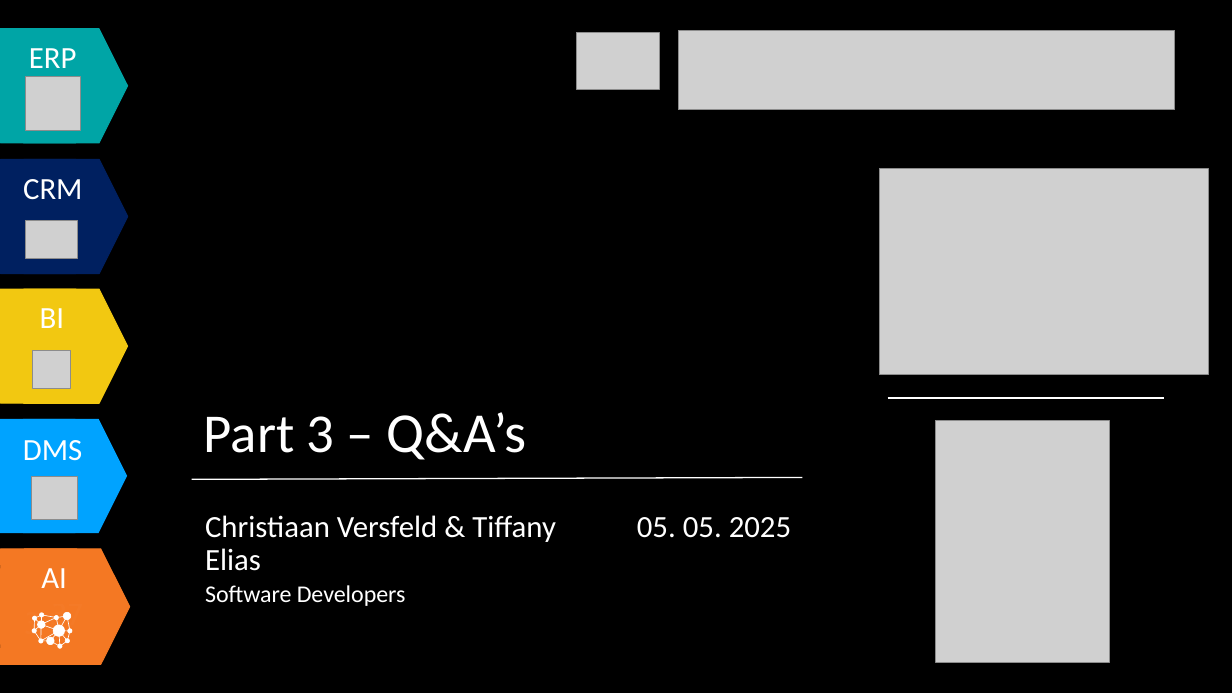
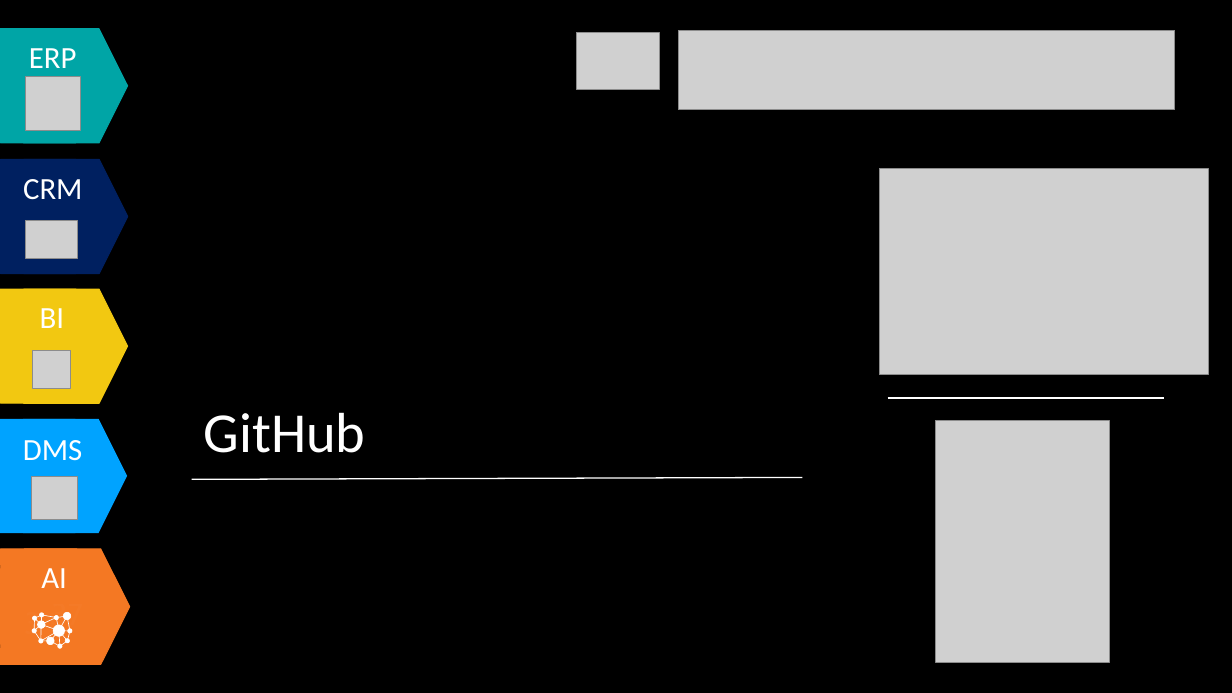
Before and after one commit to Tiffany0160/AdvancedCustomerPage, a slide deck: slide 29 of Document/Business Extension Presentation.pptx (slide 15 before the commit). Drawn at 1232x693 pixels with LibreOffice and Linux fonts; fonts in the diff are those of the drawing; grey boxes stand for pictures. Boxes give left, top, right and bottom in pixels: in the first picture for what was removed or moved away, otherwise in the second. Text is boxed around its words. In the diff, an @@ line names an element or a change of style, - is before the commit and + after.

```diff
--- a/Document/Business Extension Presentation.pptx
+++ b/Document/Business Extension Presentation.pptx
@@ text at box(204, 412, 366, 453): text changed; size 42.7 to 44 pt @@
-Part 3 – Q&A’s
+GitHub
@@ text removed at box(205, 515, 556, 606) @@
-Christiaan Versfeld & Tiffany Elias
-Software Developers
@@ text removed at box(637, 517, 791, 538) @@
-05. 05. 2025
```
Also in this commit, not shown: 14 other slides changed, 17 slides added, 2 other files.
